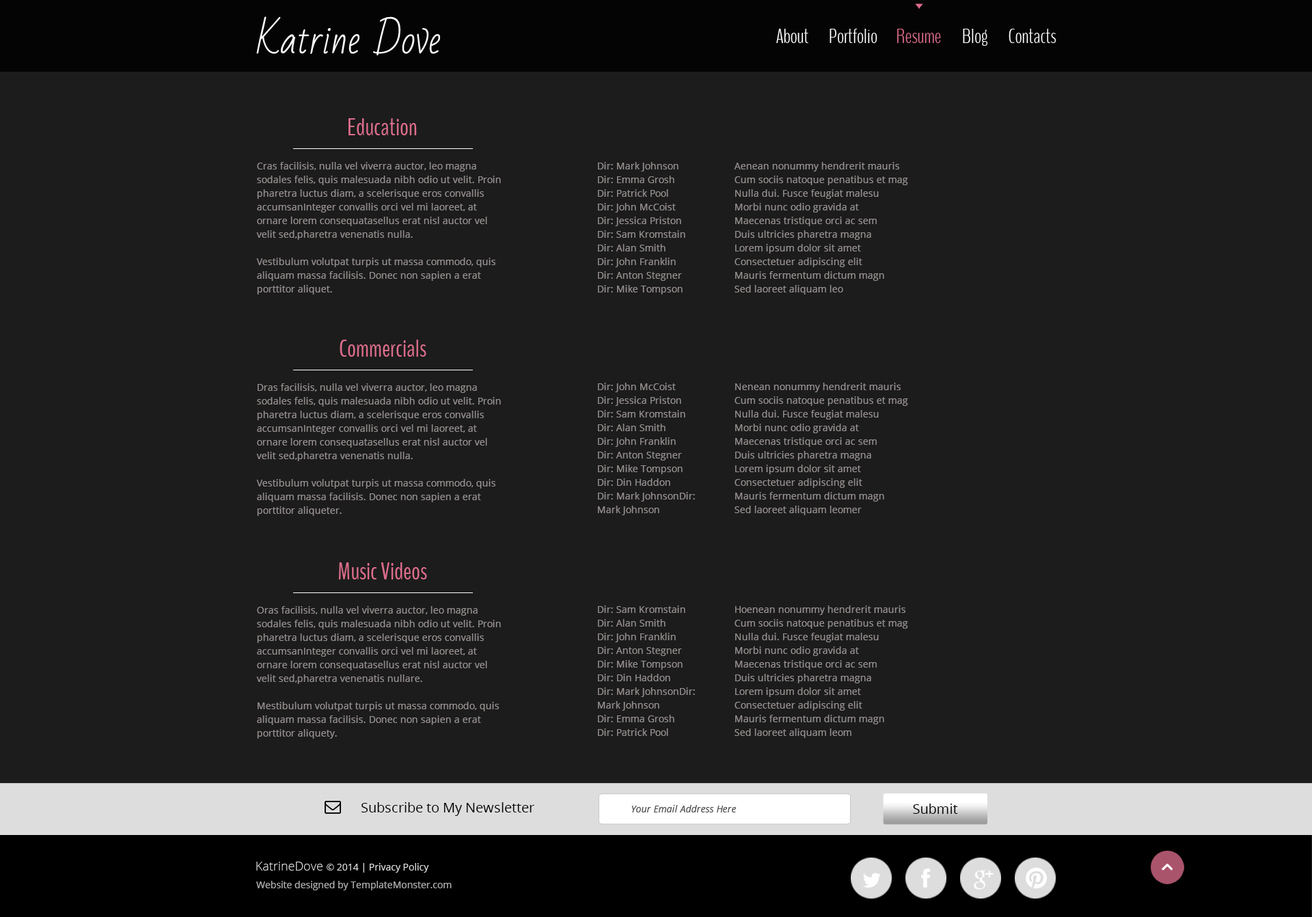
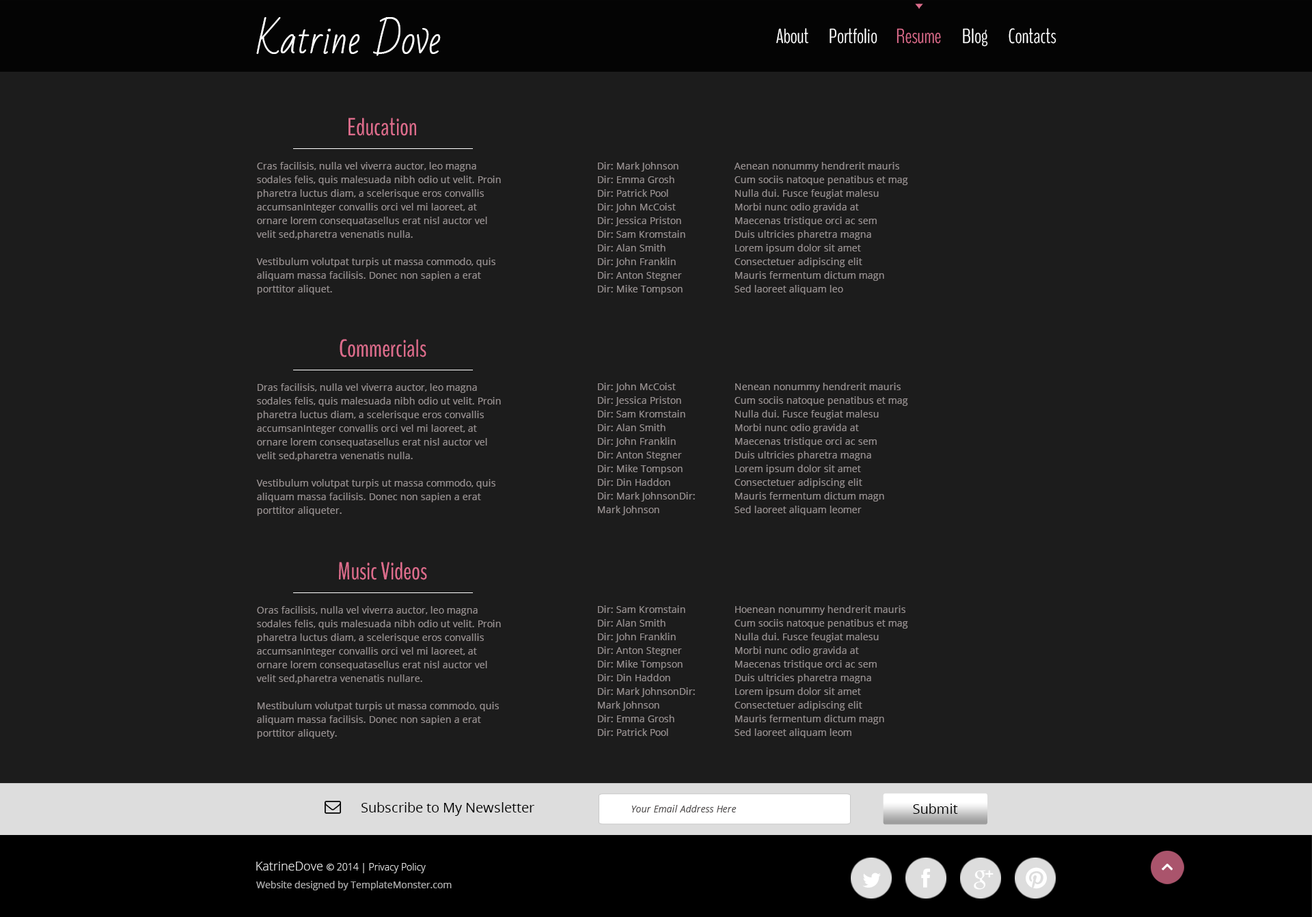
The second (1312, 917) image is a revision of the first. Changes to its layers:
painted on "Contacts" over [1008, 28, 1056, 44]
painted on "Blog" over [962, 28, 989, 47]
painted on "Resume" over [896, 28, 942, 44]
painted on "Portfolio" over [829, 28, 878, 44]
painted on "About" over [776, 28, 809, 44]
painted on "Katrine Dove" over [256, 16, 441, 57]
painted on "Music Videos" over [338, 561, 428, 581]
painted on "Commercials" over [339, 338, 427, 358]
painted on "Education" over [348, 117, 417, 136]
painted on "KatrineDove © 2014 | Privacy Policy" over [261, 861, 430, 874]
